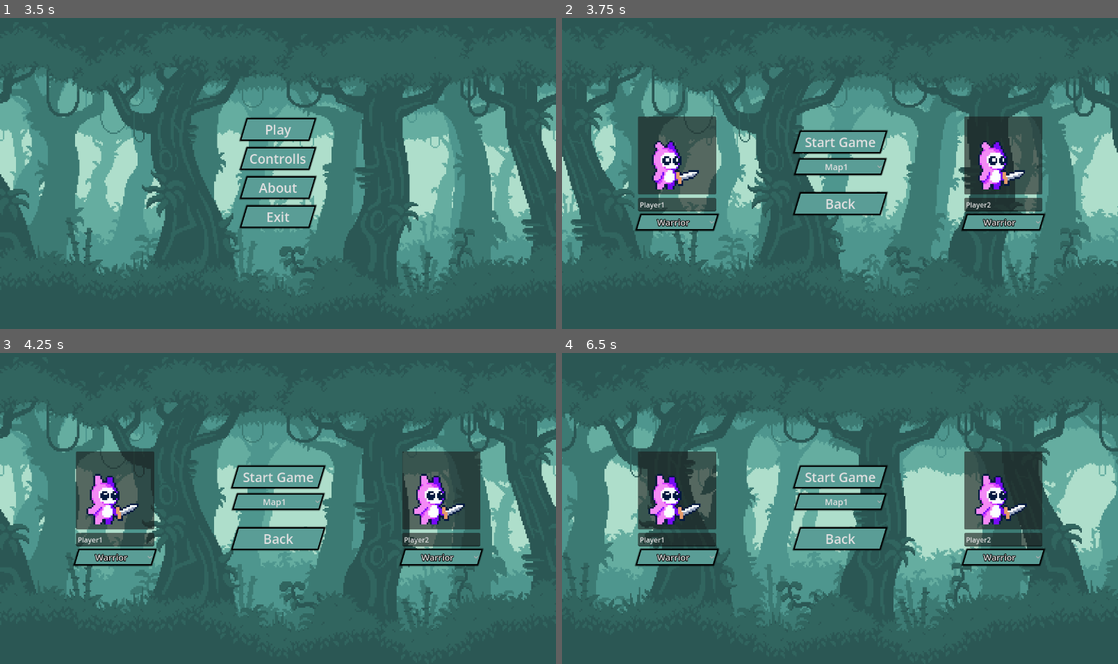
Above: before the commit, frames 1-4 (two rows, left to right).
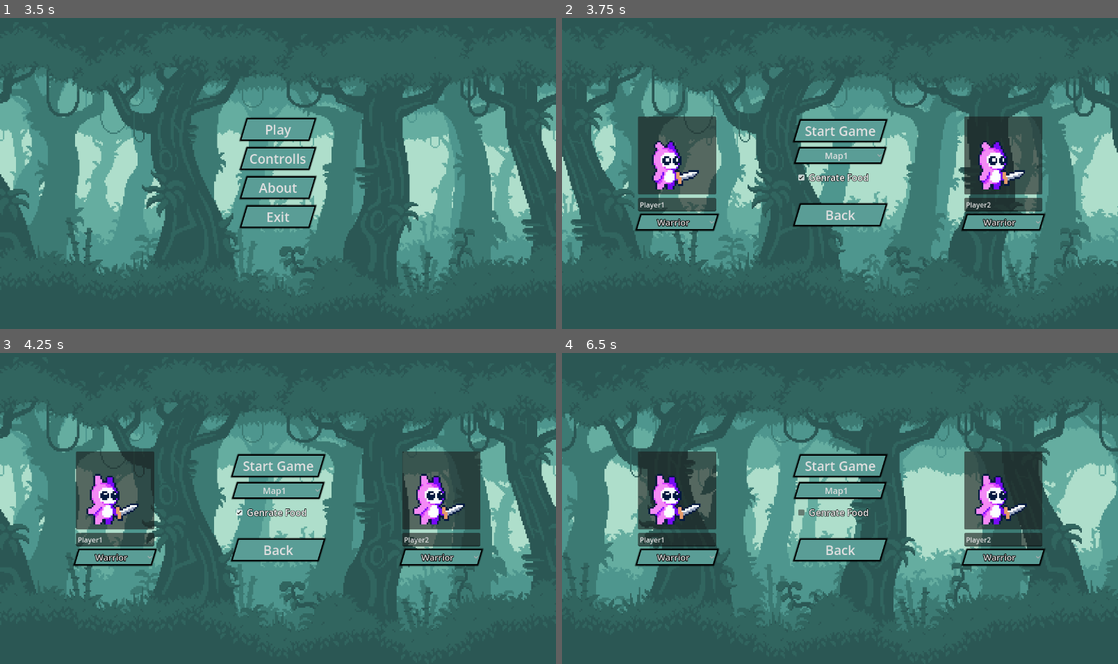
Above: after the commit, the same moments.

Repository: ParmarManthanrajsinh/Godot_4_game_Pookie_Fighters
Game: Godot game, scene res://scene/main_menu.tscn
The game is run twice, just before and just after one commit, with the same random seed, the same clock (stepped at 60 frames per second) and the same inputs.
Inputs (mouse positions are in pixels of both pictures, inside the frame that each line leads up to):
- Up to frame 1 (3.5 s): click "Controlls" at 0.5 s; click "Back" at 1.25 s; click "About" at 2 s; click "Back" at 2.75 s
- Up to frame 2 (3.75 s): click "Play" at 3.5 s
- Up to frame 3 (4.25 s): no input
- Up to frame 4 (6.5 s): click "Back" at 4.25 s; click "Play" at 5 s; click (840, 511) at 5.75 s, where only the run after the commit has a clickable "Genrate Food"

Frame 1 is identical in both runs. In frame 2, 3.2% of the frame differs, in the area x 41-59%, y 32-68%; in frame 3, 2.9%; in frame 4, 3.3%.

Commit message:
added food genration

Diff:
--- a/Script/Global.gd
+++ b/Script/Global.gd
@@ -8,3 +8,5 @@
 
 var Player1_health:int = 10
 var Player2_health:int = 10
+
+var GenrateFood:bool = true
--- a/Script/ParallaxBackground.gd
+++ b/Script/ParallaxBackground.gd
@@ -7,7 +7,6 @@
 func _on_play_pressed() -> void:
 	# change scene to player selection scene
 	get_tree().change_scene_to_file("res://scene/player_selection.tscn")
-
 
 func _on_controlls_pressed() -> void:
 	get_tree().change_scene_to_file("res://scene/controlls.tscn")
--- a/Script/Player_selection.gd
+++ b/Script/Player_selection.gd
@@ -18,6 +18,7 @@
 
 func _on_player_1_type_item_selected(index) -> void:
 	# Setting the player1_type for character properties in the player1 scene
+	$"../click_sound".play()
 	Global.Player1_type = index
 
 	# Removing the previously selected character
@@ -43,6 +44,7 @@
 
 func _on_player_2_type_item_selected(index) -> void:
 	# Setting the player2_type for character properties in the player2 scene
+	$"../click_sound".play()
 	Global.Player2_type = index
 
 	# Removing the previously selected character
@@ -67,10 +69,12 @@
 
 func _on_back_pressed() -> void:
 	# Send back to the main scene
+	$"../click_sound".play()
 	get_tree().change_scene_to_file("res://scene/main_menu.tscn")
 
 
 func _on_start_game_pressed():
+	$"../click_sound".play()
 	# Play the Selected Map
 	match map:
 		0:
@@ -90,7 +94,8 @@
 		Global.Player2_name = "player2"
 
 
-func _on_level_selection_item_selected(index):
+func _on_level_selection_item_selected(index) -> void:
+	$"../click_sound".play()
 	match index:
 		0:
 			map = 0
@@ -100,3 +105,8 @@
 			map = 2
 		3:
 			map = 3
+
+
+func _on_check_box_toggled(button_pressed) -> void:
+	$"../click_sound".play()
+	Global.GenrateFood = button_pressed
--- /dev/null
+++ b/Script/food.gd
@@ -0,0 +1,16 @@
+extends RigidBody2D
+
+func _ready() -> void:
+	randomize()
+	# Genrate random sprite for food
+	$Sprite2D.frame = randi_range(0,64)
+
+func _physics_process(_delta) -> void:
+	if position.y >= 736: # delete the food if it goes out of map
+		self.queue_free()
+
+func _on_pick_up_area_body_entered(body) -> void:
+	if body.name == "Player1" || body.name == "Player2":
+		if body.health != body.maxhealth: # check if the player health is full
+			body.healup(3)
+			self.queue_free()
--- /dev/null
+++ b/Script/foodgenrater.gd
@@ -0,0 +1,15 @@
+extends Node2D
+
+const food_object := preload("res://scene/food.tscn")
+@export var timeing:int
+
+func _ready() -> void:
+	$Timer.wait_time = timeing
+	if Global.GenrateFood:
+		$Timer.start()
+
+func _on_timer_timeout():
+	var food = food_object.instantiate()
+	add_child(food)
+	food.position.x = randi_range(64,1216)
+	food.position.y = 64
--- a/Script/pause_menu.gd
+++ b/Script/pause_menu.gd
@@ -17,12 +17,13 @@
 	get_tree().change_scene_to_file("res://scene/main_menu.tscn")
 
 func _physics_process(_delta) -> void:
-	if Input.is_action_just_pressed("Exit") and !get_tree().paused:
-		# Pause the Game
-		get_tree().paused = true
-		$AnimationPlayer.play("fadeup")
-	elif Input.is_action_just_pressed("Exit") and get_tree().paused:
-		# UnPause the Game
-		get_tree().paused = false
-		$AnimationPlayer.play_backwards("fadeup")
-		$AnimationPlayer.play("RESET")
+	if Global.Player1_health >= 0 and Global.Player2_health >= 0:
+		if Input.is_action_just_pressed("Exit") and !get_tree().paused:
+			# Pause the Game
+			get_tree().paused = true
+			$AnimationPlayer.play("fadeup")
+		elif Input.is_action_just_pressed("Exit") and get_tree().paused:
+			# UnPause the Game
+			get_tree().paused = false
+			$AnimationPlayer.play_backwards("fadeup")
+			$AnimationPlayer.play("RESET")
--- a/Script/player_1.gd
+++ b/Script/player_1.gd
@@ -5,6 +5,7 @@
 var ACCELERATION = 250.0
 const JUMP_VELOCITY = -500.0
 var health: int = 10
+var maxhealth: int = 10
 
 var attack: int = 3
 var IsAttacking: bool = false
@@ -49,6 +50,7 @@
 			attack = 2
 			SPEED = 280
 	Global.Player1_health = health
+	maxhealth = health
 	type.animation_finished.connect(_on_animation_finished)
 	$AttackBox/CollisionShape.disabled = true
 	$CenterContainer/playername.text = Global.Player1_name
@@ -162,6 +164,14 @@
 	velocity.x = d*2000*damage
 	Global.Player1_health = health
 
+func healup(amount:int) -> void:
+	health += amount
+	if health > maxhealth: # check after healing player health should not go above maxhealth
+		health = maxhealth
+	$healup_partical.emitting = true
+	$healup_sound.play()
+	Global.Player1_health = health
+
 func _on_head_body_entered(body):
 	if body.name == "Player2":
 		body.velocity.y = -500
--- a/Script/player_2.gd
+++ b/Script/player_2.gd
@@ -5,6 +5,7 @@
 var ACCELERATION = 250.0
 const JUMP_VELOCITY = -500.0
 var health: int = 10
+var maxhealth: int = 10
 
 var attack: int = 3
 var IsAttacking: bool = false
@@ -55,6 +56,7 @@
 			attack = 2
 			SPEED = 280
 	Global.Player2_health = health
+	maxhealth = health
 	type.animation_finished.connect(_on_animation_finished)
 	$AttackBox/CollisionShape.disabled = true
 	$CenterContainer/playername.text = Global.Player2_name
@@ -166,6 +168,14 @@
 	velocity.x = d*2000*damage
 	Global.Player2_health = health
 
+func healup(amount:int) -> void:
+	health += amount
+	if health > maxhealth: # check after healing player health should not go above maxhealth
+		health = maxhealth
+	$healup_partical.emitting = true
+	$healup_sound.play()
+	Global.Player2_health = health
+
 func _on_head_body_entered(body):
 	if body.name == "Player1":
 		body.velocity.y = -500
--- a/scene/about.tscn
+++ b/scene/about.tscn
@@ -9,6 +9,7 @@
 [ext_resource type="AudioStream" uid="uid://ry7g1tohp8ol" path="res://Asset/SFX/on-the-road-to-the-eighties_loop1-177567.mp3" id="7_fccby"]
 [ext_resource type="Theme" uid="uid://c5mk51k51gcl3" path="res://Themes/button_theme.tres" id="8_qk7fb"]
 [ext_resource type="Script" path="res://Script/Back.gd" id="9_cxu84"]
+[ext_resource type="AudioStream" uid="uid://ddghtajwx7ybk" path="res://Asset/SFX/click.wav" id="10_7adc6"]
 
 [node name="About" type="Control"]
 layout_mode = 3
@@ -132,4 +133,9 @@
 text = "https://github.com/ParmarManthanrajsinh"
 uri = "https://github.com/ParmarManthanrajsinh"
 
+[node name="click_sound" type="AudioStreamPlayer" parent="."]
+stream = ExtResource("10_7adc6")
+volume_db = -14.0
+autoplay = true
+
 [connection signal="pressed" from="Panel/Back" to="Panel/Back" method="_on_pressed"]
--- a/scene/controlls.tscn
+++ b/scene/controlls.tscn
@@ -9,6 +9,7 @@
 [ext_resource type="Script" path="res://Script/Controlls.gd" id="7_1y276"]
 [ext_resource type="Theme" uid="uid://c5mk51k51gcl3" path="res://Themes/button_theme.tres" id="7_qhr8k"]
 [ext_resource type="AudioStream" uid="uid://ry7g1tohp8ol" path="res://Asset/SFX/on-the-road-to-the-eighties_loop1-177567.mp3" id="8_xxrnm"]
+[ext_resource type="AudioStream" uid="uid://ddghtajwx7ybk" path="res://Asset/SFX/click.wav" id="10_rawsk"]
 
 [node name="controlls" type="Control"]
 layout_mode = 3
@@ -243,4 +244,9 @@
 text = "Attack"
 vertical_alignment = 1
 
+[node name="click_sound" type="AudioStreamPlayer" parent="."]
+stream = ExtResource("10_rawsk")
+volume_db = -14.0
+autoplay = true
+
 [connection signal="pressed" from="HBoxContainer/Start_Menu/Back" to="HBoxContainer" method="_on_back_pressed"]
--- /dev/null
+++ b/scene/food.tscn
@@ -0,0 +1,32 @@
+[gd_scene load_steps=5 format=3 uid="uid://c4cul5t1hd87q"]
+
+[ext_resource type="Texture2D" uid="uid://befv0at4j0mo0" path="res://Asset/food/Food.png" id="1_08wij"]
+[ext_resource type="Script" path="res://Script/food.gd" id="1_p36yr"]
+
+[sub_resource type="CircleShape2D" id="CircleShape2D_5bn4t"]
+radius = 16.0
+
+[sub_resource type="CircleShape2D" id="CircleShape2D_tyqkc"]
+radius = 48.0
+
+[node name="Food" type="RigidBody2D"]
+collision_layer = 2
+collision_mask = 2
+lock_rotation = true
+script = ExtResource("1_p36yr")
+
+[node name="HitBox" type="CollisionShape2D" parent="."]
+shape = SubResource("CircleShape2D_5bn4t")
+
+[node name="Sprite2D" type="Sprite2D" parent="."]
+scale = Vector2(3, 3)
+texture = ExtResource("1_08wij")
+hframes = 8
+vframes = 8
+
+[node name="PickUpArea" type="Area2D" parent="."]
+
+[node name="CollisionShape2D" type="CollisionShape2D" parent="PickUpArea"]
+shape = SubResource("CircleShape2D_tyqkc")
+
+[connection signal="body_entered" from="PickUpArea" to="." method="_on_pick_up_area_body_entered"]
--- /dev/null
+++ b/scene/foodgenrater.tscn
@@ -0,0 +1,12 @@
+[gd_scene load_steps=2 format=3 uid="uid://bomgys4hmiy8h"]
+
+[ext_resource type="Script" path="res://Script/foodgenrater.gd" id="1_s5yoh"]
+
+[node name="Foodgenrater" type="Node2D"]
+script = ExtResource("1_s5yoh")
+timeing = 15
+
+[node name="Timer" type="Timer" parent="."]
+wait_time = 5.0
+
+[connection signal="timeout" from="Timer" to="." method="_on_timer_timeout"]
--- /dev/null
+++ b/scene/healup_partical.tscn
@@ -0,0 +1,25 @@
+[gd_scene load_steps=3 format=3 uid="uid://o005fm03kws2"]
+
+[sub_resource type="Curve" id="Curve_soym1"]
+_data = [Vector2(0.0769231, 0.581818), 0.0, 1.01111, 0, 0, Vector2(0.659341, 0.345455), -1.73727, -1.73727, 0, 0, Vector2(0.994506, 0.0454545), 0.0, 0.0, 0, 0]
+point_count = 3
+
+[sub_resource type="Gradient" id="Gradient_inuut"]
+offsets = PackedFloat32Array(0, 0.450331, 1)
+colors = PackedColorArray(0, 1, 0, 1, 5.05373e-07, 0.316442, 0.0092128, 1, 1, 1, 1, 1)
+
+[node name="healup_partical" type="CPUParticles2D"]
+scale = Vector2(15, 15)
+emitting = false
+amount = 48
+lifetime = 0.6
+one_shot = true
+randomness = 1.0
+emission_shape = 1
+emission_sphere_radius = 2.0
+spread = 180.0
+gravity = Vector2(0, -980)
+scale_amount_min = 10.0
+scale_amount_max = 20.0
+scale_amount_curve = SubResource("Curve_soym1")
+color_ramp = SubResource("Gradient_inuut")
--- a/scene/main_menu.tscn
+++ b/scene/main_menu.tscn
@@ -8,6 +8,7 @@
 [ext_resource type="Texture2D" uid="uid://cugdcqkndv1" path="res://Asset/parallax background/plx-5.png" id="5_rcq4l"]
 [ext_resource type="Theme" uid="uid://c5mk51k51gcl3" path="res://Themes/button_theme.tres" id="7_gw4ph"]
 [ext_resource type="AudioStream" uid="uid://ry7g1tohp8ol" path="res://Asset/SFX/on-the-road-to-the-eighties_loop1-177567.mp3" id="8_ewuqk"]
+[ext_resource type="AudioStream" uid="uid://ddghtajwx7ybk" path="res://Asset/SFX/click.wav" id="9_edh0a"]
 
 [node name="main_menu" type="Control"]
 layout_mode = 3
@@ -106,6 +107,11 @@
 volume_db = -14.0
 autoplay = true
 
+[node name="click_sound" type="AudioStreamPlayer" parent="."]
+stream = ExtResource("9_edh0a")
+volume_db = -14.0
+autoplay = true
+
 [connection signal="pressed" from="MarginContainer/VBoxContainer/Play" to="ParallaxBackground" method="_on_play_pressed"]
 [connection signal="pressed" from="MarginContainer/VBoxContainer/Controlls" to="ParallaxBackground" method="_on_controlls_pressed"]
 [connection signal="pressed" from="MarginContainer/VBoxContainer/About" to="ParallaxBackground" method="_on_about_pressed"]
--- a/scene/map1.tscn
+++ b/scene/map1.tscn
@@ -11,6 +11,9 @@
 [ext_resource type="PackedScene" uid="uid://uh8eyfswa2wk" path="res://scene/player_properties.tscn" id="9_5kv38"]
 [ext_resource type="PackedScene" uid="uid://drshl70h7blml" path="res://scene/pause_menu.tscn" id="10_awdar"]
 [ext_resource type="PackedScene" uid="uid://b1lypvorpy47c" path="res://scene/Win_scene.tscn" id="11_x3bq2"]
+[ext_resource type="PackedScene" uid="uid://bomgys4hmiy8h" path="res://scene/foodgenrater.tscn" id="12_hix24"]
+[ext_resource type="PackedScene" uid="uid://o005fm03kws2" path="res://scene/healup_partical.tscn" id="13_oefbd"]
+[ext_resource type="AudioStream" uid="uid://ddghtajwx7ybk" path="res://Asset/SFX/click.wav" id="14_quwen"]
 
 [sub_resource type="TileSetAtlasSource" id="TileSetAtlasSource_d7xaw"]
 texture = ExtResource("1_uoshb")
@@ -1097,7 +1100,8 @@
 38:20/0/physics_layer_0/angular_velocity = 0.0
 
 [sub_resource type="TileSet" id="TileSet_pm4w1"]
-physics_layer_0/collision_layer = 1
+physics_layer_0/collision_layer = 3
+physics_layer_0/collision_mask = 3
 sources/2 = SubResource("TileSetAtlasSource_d7xaw")
 
 [node name="map1" type="Node2D"]
@@ -1164,3 +1168,12 @@
 metadata/_edit_group_ = true
 
 [node name="Win_scene" parent="CanvasLayer" instance=ExtResource("11_x3bq2")]
+
+[node name="Foodgenrater" parent="." instance=ExtResource("12_hix24")]
+
+[node name="healup_partical" parent="." instance=ExtResource("13_oefbd")]
+position = Vector2(192, 416)
+
+[node name="click_sound" type="AudioStreamPlayer" parent="."]
+stream = ExtResource("14_quwen")
+volume_db = -14.0
--- a/scene/map2.tscn
+++ b/scene/map2.tscn
@@ -11,6 +11,7 @@
 [ext_resource type="PackedScene" uid="uid://uh8eyfswa2wk" path="res://scene/player_properties.tscn" id="9_tj1hb"]
 [ext_resource type="PackedScene" uid="uid://drshl70h7blml" path="res://scene/pause_menu.tscn" id="10_4jidc"]
 [ext_resource type="PackedScene" uid="uid://b1lypvorpy47c" path="res://scene/Win_scene.tscn" id="11_4sigk"]
+[ext_resource type="PackedScene" uid="uid://bomgys4hmiy8h" path="res://scene/foodgenrater.tscn" id="12_q4lqc"]
 
 [sub_resource type="TileSetAtlasSource" id="TileSetAtlasSource_d7xaw"]
 texture = ExtResource("6_fd4mx")
@@ -1158,7 +1159,8 @@
 38:20/0/physics_layer_0/angular_velocity = 0.0
 
 [sub_resource type="TileSet" id="TileSet_pm4w1"]
-physics_layer_0/collision_layer = 1
+physics_layer_0/collision_layer = 3
+physics_layer_0/collision_mask = 3
 sources/2 = SubResource("TileSetAtlasSource_d7xaw")
 
 [node name="map2" type="Node2D"]
@@ -1225,3 +1227,5 @@
 metadata/_edit_group_ = true
 
 [node name="Win_scene" parent="CanvasLayer" instance=ExtResource("11_4sigk")]
+
+[node name="Foodgenrater" parent="." instance=ExtResource("12_q4lqc")]
--- a/scene/map3.tscn
+++ b/scene/map3.tscn
@@ -13,6 +13,7 @@
 [ext_resource type="Script" path="res://Script/KillZArea.gd" id="11_4irf3"]
 [ext_resource type="PackedScene" uid="uid://drshl70h7blml" path="res://scene/pause_menu.tscn" id="11_48m41"]
 [ext_resource type="PackedScene" uid="uid://b1lypvorpy47c" path="res://scene/Win_scene.tscn" id="12_ldm7d"]
+[ext_resource type="PackedScene" uid="uid://bomgys4hmiy8h" path="res://scene/foodgenrater.tscn" id="14_gxerq"]
 
 [sub_resource type="TileSetAtlasSource" id="TileSetAtlasSource_d7xaw"]
 texture = ExtResource("6_56t61")
@@ -1160,7 +1161,8 @@
 38:20/0/physics_layer_0/angular_velocity = 0.0
 
 [sub_resource type="TileSet" id="TileSet_pm4w1"]
-physics_layer_0/collision_layer = 1
+physics_layer_0/collision_layer = 3
+physics_layer_0/collision_mask = 3
 sources/2 = SubResource("TileSetAtlasSource_d7xaw")
 
 [sub_resource type="RectangleShape2D" id="RectangleShape2D_w4aud"]
@@ -1263,6 +1265,8 @@
 [node name="Platform" type="AnimatableBody2D" parent="."]
 
 [node name="CollisionShape2D" type="CollisionShape2D" parent="Platform"]
+light_mask = 3
+visibility_layer = 3
 position = Vector2(816, 553.5)
 shape = SubResource("RectangleShape2D_w4aud")
 
@@ -1300,4 +1304,6 @@
 anchor_bottom = 0.5
 metadata/_edit_group_ = true
 
+[node name="Foodgenrater" parent="." instance=ExtResource("14_gxerq")]
+
 [connection signal="body_entered" from="KillZArea" to="KillZArea" method="_on_body_entered"]
--- a/scene/map4.tscn
+++ b/scene/map4.tscn
@@ -12,6 +12,7 @@
 [ext_resource type="PackedScene" uid="uid://drshl70h7blml" path="res://scene/pause_menu.tscn" id="10_5pmf2"]
 [ext_resource type="PackedScene" uid="uid://b1lypvorpy47c" path="res://scene/Win_scene.tscn" id="11_85u0m"]
 [ext_resource type="Script" path="res://Script/KillZArea.gd" id="12_71r2v"]
+[ext_resource type="PackedScene" uid="uid://bomgys4hmiy8h" path="res://scene/foodgenrater.tscn" id="13_m6jy8"]
 
 [sub_resource type="TileSetAtlasSource" id="TileSetAtlasSource_d7xaw"]
 texture = ExtResource("6_l1m0o")
@@ -1133,7 +1134,8 @@
 38:20/0/physics_layer_0/angular_velocity = 0.0
 
 [sub_resource type="TileSet" id="TileSet_pm4w1"]
-physics_layer_0/collision_layer = 1
+physics_layer_0/collision_layer = 3
+physics_layer_0/collision_mask = 3
 sources/2 = SubResource("TileSetAtlasSource_d7xaw")
 
 [sub_resource type="RectangleShape2D" id="RectangleShape2D_8sxa0"]
@@ -1211,4 +1213,6 @@
 position = Vector2(645.5, 808)
 shape = SubResource("RectangleShape2D_8sxa0")
 
+[node name="Foodgenrater" parent="." instance=ExtResource("13_m6jy8")]
+
 [connection signal="body_entered" from="KillZArea" to="KillZArea" method="_on_body_entered"]
--- a/scene/player_1.tscn
+++ b/scene/player_1.tscn
@@ -1,10 +1,12 @@
-[gd_scene load_steps=14 format=3 uid="uid://djssm768ywia6"]
+[gd_scene load_steps=16 format=3 uid="uid://djssm768ywia6"]
 
 [ext_resource type="Script" path="res://Script/player_1.gd" id="1_8mbep"]
 [ext_resource type="PackedScene" uid="uid://c6fx83fng06k" path="res://scene/jump_partical.tscn" id="2_ed0fd"]
+[ext_resource type="PackedScene" uid="uid://o005fm03kws2" path="res://scene/healup_partical.tscn" id="2_vquvk"]
 [ext_resource type="PackedScene" uid="uid://gaw22fq8r0e4" path="res://scene/blood_partical.tscn" id="3_j38f4"]
 [ext_resource type="AudioStream" uid="uid://cikoxk0v5c8g4" path="res://Asset/SFX/hit.wav" id="4_gncgx"]
 [ext_resource type="AudioStream" uid="uid://dog8u628r2w2d" path="res://Asset/SFX/Hurt.wav" id="5_qg4f8"]
+[ext_resource type="AudioStream" uid="uid://cqyn5ilybkjoi" path="res://Asset/SFX/healup.wav" id="6_ihquj"]
 [ext_resource type="AudioStream" uid="uid://bfqmun46ynl8w" path="res://Asset/SFX/jump.wav" id="6_n8yxg"]
 [ext_resource type="AudioStream" uid="uid://ry7g1tohp8ol" path="res://Asset/SFX/on-the-road-to-the-eighties_loop1-177567.mp3" id="7_2q1ae"]
 
@@ -59,6 +61,10 @@
 [node name="Player1" type="CharacterBody2D"]
 script = ExtResource("1_8mbep")
 
+[node name="healup_partical" parent="." instance=ExtResource("2_vquvk")]
+z_index = 1
+position = Vector2(64, 112)
+
 [node name="Blood_partical" parent="." instance=ExtResource("3_j38f4")]
 z_index = 1
 position = Vector2(64, 112)
@@ -67,7 +73,6 @@
 position = Vector2(64, 152)
 
 [node name="HitBox" type="CollisionShape2D" parent="."]
-light_mask = 3
 position = Vector2(64, 112)
 shape = SubResource("CapsuleShape2D_p20tx")
 
@@ -108,10 +113,14 @@
 [node name="hurt_sound" type="AudioStreamPlayer" parent="."]
 stream = ExtResource("5_qg4f8")
 
+[node name="healup_sound" type="AudioStreamPlayer" parent="."]
+stream = ExtResource("6_ihquj")
+
 [node name="jump_sound" type="AudioStreamPlayer" parent="."]
 stream = ExtResource("6_n8yxg")
 
 [node name="background_music" type="AudioStreamPlayer" parent="."]
+process_mode = 3
 stream = ExtResource("7_2q1ae")
 volume_db = -14.0
 autoplay = true
--- a/scene/player_2.tscn
+++ b/scene/player_2.tscn
@@ -1,11 +1,13 @@
-[gd_scene load_steps=13 format=3 uid="uid://dhvyfiqehmd1v"]
+[gd_scene load_steps=15 format=3 uid="uid://dhvyfiqehmd1v"]
 
 [ext_resource type="Script" path="res://Script/player_2.gd" id="1_i3bn3"]
 [ext_resource type="PackedScene" uid="uid://c6fx83fng06k" path="res://scene/jump_partical.tscn" id="2_6tw8k"]
+[ext_resource type="PackedScene" uid="uid://o005fm03kws2" path="res://scene/healup_partical.tscn" id="2_wtuiw"]
 [ext_resource type="PackedScene" uid="uid://gaw22fq8r0e4" path="res://scene/blood_partical.tscn" id="3_nq6qb"]
 [ext_resource type="AudioStream" uid="uid://bfqmun46ynl8w" path="res://Asset/SFX/jump.wav" id="4_p0q46"]
 [ext_resource type="AudioStream" uid="uid://cikoxk0v5c8g4" path="res://Asset/SFX/hit.wav" id="4_yt7cs"]
 [ext_resource type="AudioStream" uid="uid://dog8u628r2w2d" path="res://Asset/SFX/Hurt.wav" id="5_32liy"]
+[ext_resource type="AudioStream" uid="uid://cqyn5ilybkjoi" path="res://Asset/SFX/healup.wav" id="8_rs468"]
 
 [sub_resource type="CapsuleShape2D" id="CapsuleShape2D_p20tx"]
 radius = 40.0
@@ -58,6 +60,10 @@
 [node name="Player2" type="CharacterBody2D"]
 script = ExtResource("1_i3bn3")
 
+[node name="healup_partical" parent="." instance=ExtResource("2_wtuiw")]
+z_index = 1
+position = Vector2(64, 112)
+
 [node name="Blood_partical" parent="." instance=ExtResource("3_nq6qb")]
 z_index = 1
 position = Vector2(64, 112)
@@ -66,6 +72,7 @@
 position = Vector2(64, 152)
 
 [node name="HitBox" type="CollisionShape2D" parent="."]
+light_mask = 3
 position = Vector2(64, 112)
 shape = SubResource("CapsuleShape2D_p20tx")
 
@@ -109,5 +116,8 @@
 [node name="jump_sound" type="AudioStreamPlayer" parent="."]
 stream = ExtResource("4_p0q46")
 
+[node name="healup_sound" type="AudioStreamPlayer" parent="."]
+stream = ExtResource("8_rs468")
+
 [connection signal="body_entered" from="AttackBox" to="." method="_on_attack_box_body_entered"]
 [connection signal="body_entered" from="head" to="." method="_on_head_body_entered"]
--- a/scene/player_selection.tscn
+++ b/scene/player_selection.tscn
@@ -9,6 +9,7 @@
 [ext_resource type="Script" path="res://Script/Player_selection.gd" id="7_0pd38"]
 [ext_resource type="Theme" uid="uid://c5mk51k51gcl3" path="res://Themes/button_theme.tres" id="7_gcd44"]
 [ext_resource type="AudioStream" uid="uid://ry7g1tohp8ol" path="res://Asset/SFX/on-the-road-to-the-eighties_loop1-177567.mp3" id="9_5vrpu"]
+[ext_resource type="AudioStream" uid="uid://ddghtajwx7ybk" path="res://Asset/SFX/click.wav" id="10_kxjom"]
 
 [node name="Player_Selection" type="Control"]
 layout_mode = 3
@@ -134,6 +135,16 @@
 popup/item_3/text = "Map4"
 popup/item_3/id = 3
 
+[node name="CheckBox" type="CheckBox" parent="HBoxContainer/Start_Menu"]
+layout_mode = 2
+theme = ExtResource("7_gcd44")
+theme_override_colors/font_outline_color = Color(0, 0, 0, 1)
+theme_override_constants/outline_size = 4
+theme_override_font_sizes/font_size = 21
+button_pressed = true
+text = " Genrate Food"
+flat = true
+
 [node name="HSeparator" type="HSeparator" parent="HBoxContainer/Start_Menu"]
 modulate = Color(1, 1, 1, 0)
 self_modulate = Color(1, 1, 1, 0)
@@ -183,8 +194,14 @@
 volume_db = -14.0
 autoplay = true
 
+[node name="click_sound" type="AudioStreamPlayer" parent="."]
+stream = ExtResource("10_kxjom")
+volume_db = -14.0
+autoplay = true
+
 [connection signal="item_selected" from="HBoxContainer/Player1/Player1_type" to="HBoxContainer" method="_on_player_1_type_item_selected"]
 [connection signal="pressed" from="HBoxContainer/Start_Menu/Start Game" to="HBoxContainer" method="_on_start_game_pressed"]
 [connection signal="item_selected" from="HBoxContainer/Start_Menu/Level_Selection" to="HBoxContainer" method="_on_level_selection_item_selected"]
+[connection signal="toggled" from="HBoxContainer/Start_Menu/CheckBox" to="HBoxContainer" method="_on_check_box_toggled"]
 [connection signal="pressed" from="HBoxContainer/Start_Menu/Back" to="HBoxContainer" method="_on_back_pressed"]
 [connection signal="item_selected" from="HBoxContainer/Player2/Player2_type" to="HBoxContainer" method="_on_player_2_type_item_selected"]
Not shown, added: Asset/SFX/healup.wav.import
Binary file added: Asset/food/Food.png
Not shown, added: Asset/food/Food.png.import
Not shown: 1 places in scene/about.tscn that only renumber resources
Not shown: 1 places in scene/controlls.tscn that only renumber resources
Not shown: 1 places in scene/main_menu.tscn that only renumber resources
Not shown: 1 places in scene/map1.tscn that only renumber resources
Not shown: 1 places in scene/map2.tscn that only renumber resources
Not shown: 1 places in scene/map3.tscn that only renumber resources
Not shown: 1 places in scene/map4.tscn that only renumber resources
Not shown: 1 places in scene/player_selection.tscn that only renumber resources
Not shown, added: Asset/SFX/healup.wav
